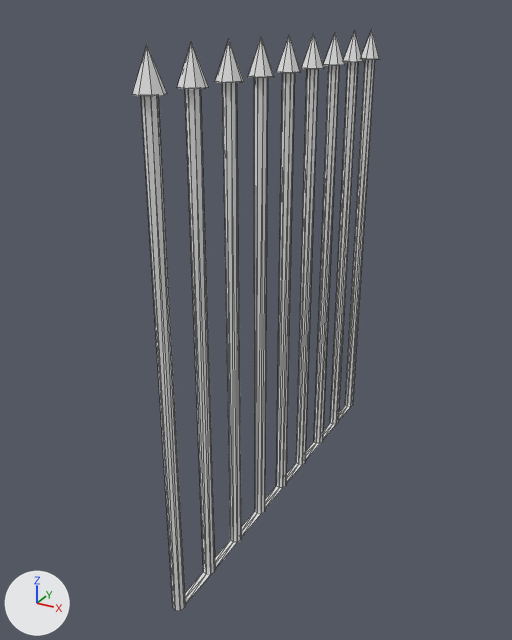
What one commit did to the COLLADA model data/model/doors/dungeon_gate_1_001.dae.
Rendered twice from a camera (50 mm lens) standing at (1.93, -3.89, 3.09) and looking at (-0.13, -0.16, 1.22). The axes (+X, +Y, +Z) are drawn at lower left. The lights are the same throughout. Mesh edges are drawn as thin lines. Where no turn or scale is listed for an object, it has been applied to the vertices.

The older version as bpy lines, for what is in view:
```python
me_cylinder_008 = bpy.data.meshes.new('Cylinder.008')
me_cylinder_008.from_pydata(...)  # 225 vertices, 392 faces; spans x -0.08..0.08, y -2.74..0.08, z -1.5..1.6
ob_gate_1_001 = bpy.data.objects.new('gate_1_001', me_cylinder_008)
ob_gate_1_001.location = (0.0, 1.333, 1.35)
```
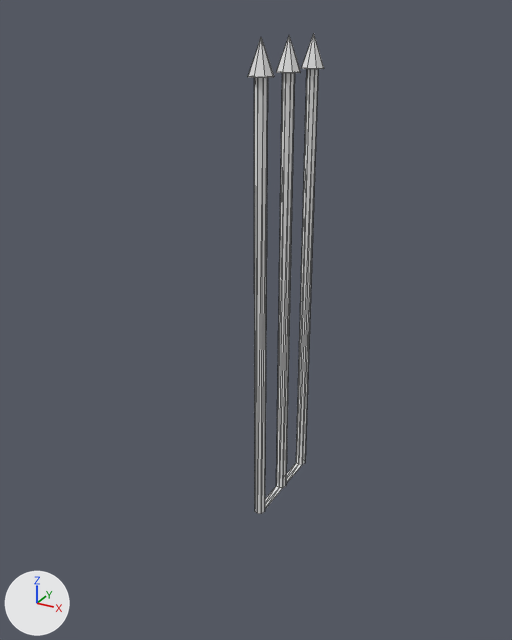
The change, as a list of edits to the scene's bpy script:
```text
Change me_cylinder_008:
    used by ob_gate_1_001; location = (0.0, 1.333, 1.35)
    remove me_cylinder_008.from_pydata(...)  # 225 vertices, 392 faces; spans x -0.08..0.08, y -2.74..0.08, z -1.5..1.6
    add me_cylinder_008.from_pydata(...)  # 75 vertices, 128 faces; spans x -0.08..0.08, y -1.74..-0.92, z -1.5..1.6
    me_cylinder_008 part 1
    75 vertices are removed from x -0.08..0.08, y -0.74..0.08, z -1.5..1.6
    132 faces are deleted
    me_cylinder_008 part 2
    75 vertices are removed from x -0.08..0.08, y -2.74..-1.93, z -1.5..1.6
    132 faces are deleted
```

Where the change shows, as pixel boxes [x1, y1, x2, y2] in the pictures (512 x 640 px):
'gate_1_001', reshaped (69% narrower, 17% shorter)
    before: [132, 30, 380, 611]
    after: [248, 34, 324, 514]
part 1 of me_cylinder_008, deleted
    before: [305, 30, 380, 461]
part 2 of me_cylinder_008, deleted
    before: [132, 40, 261, 611]
